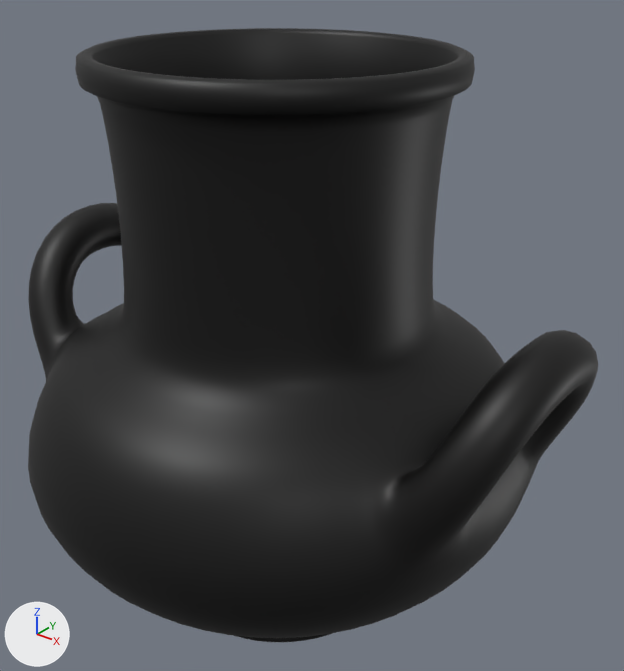
An edit to the glTF model vase-1/vase-1.glb, drawn before and after from the same camera.
Camera for both pictures: a camera (50 mm lens) standing at (49.5, -56.7, 38.1) and looking at (2.3, 2.3, 1.5). The lights are fixed; the arrows at lower left show +X, +Y and +Z. Where no turn or scale is listed for an object, it has been applied to the vertices.

The first picture shows 'vase_handle_001_mesh'.
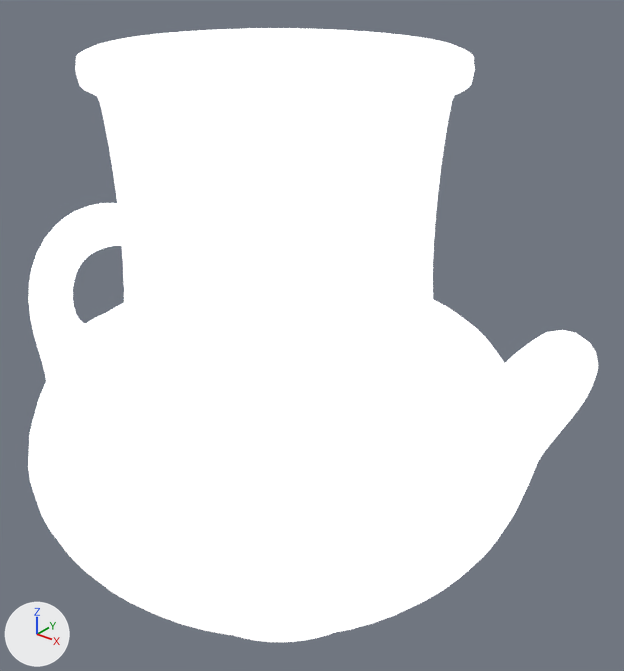
The edits, one by one:
Material 'Material.002' (mat_material_002) is new.
Its base color is (1.0, 1.0, 1.0) (white #ffffff).
Its emission strength is 1.0.
me_mesh_088 has 6970 vertices, 13952 faces and spans x -29.3..29.3, y -24.7..24.6, z -25.9..28.4.
me_mesh_088 no longer uses material mat_defaultmaterial.
me_mesh_088 now uses material mat_material_002 (white #ffffff).

Location of each change, (x1, y1, x2, y2) in pixels of the pictures (624 x 671 px):
'vase_handle_001_mesh', recoloured
    both: (28, 28, 598, 642)
